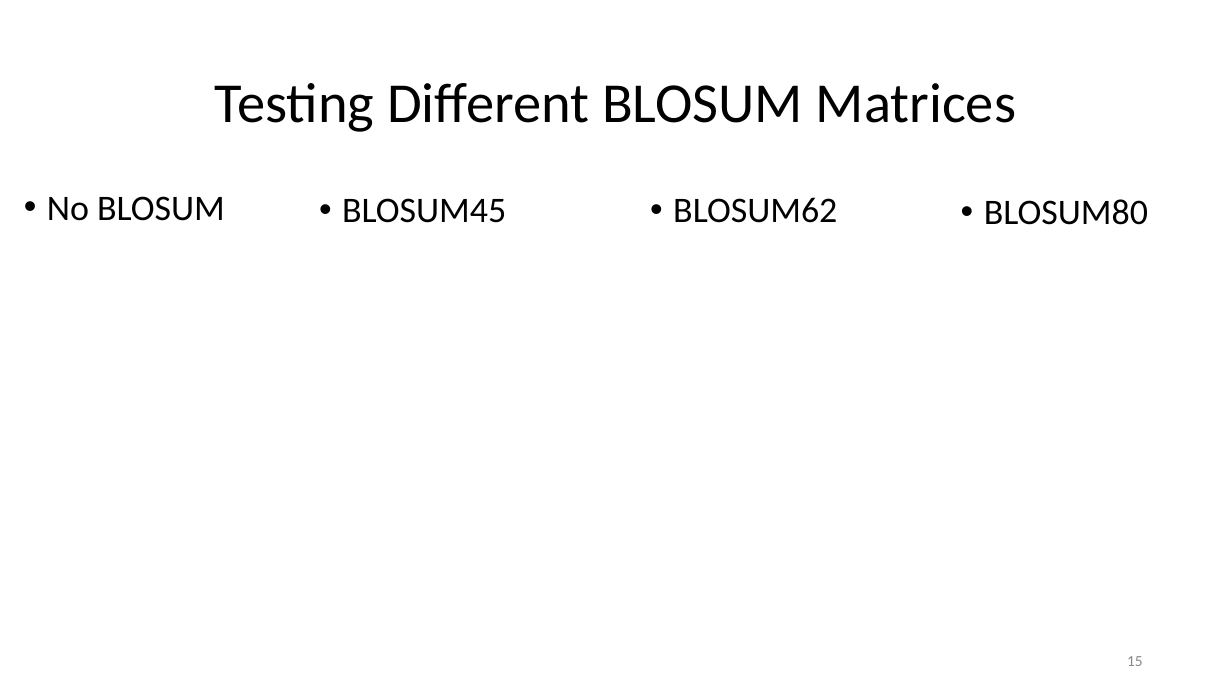
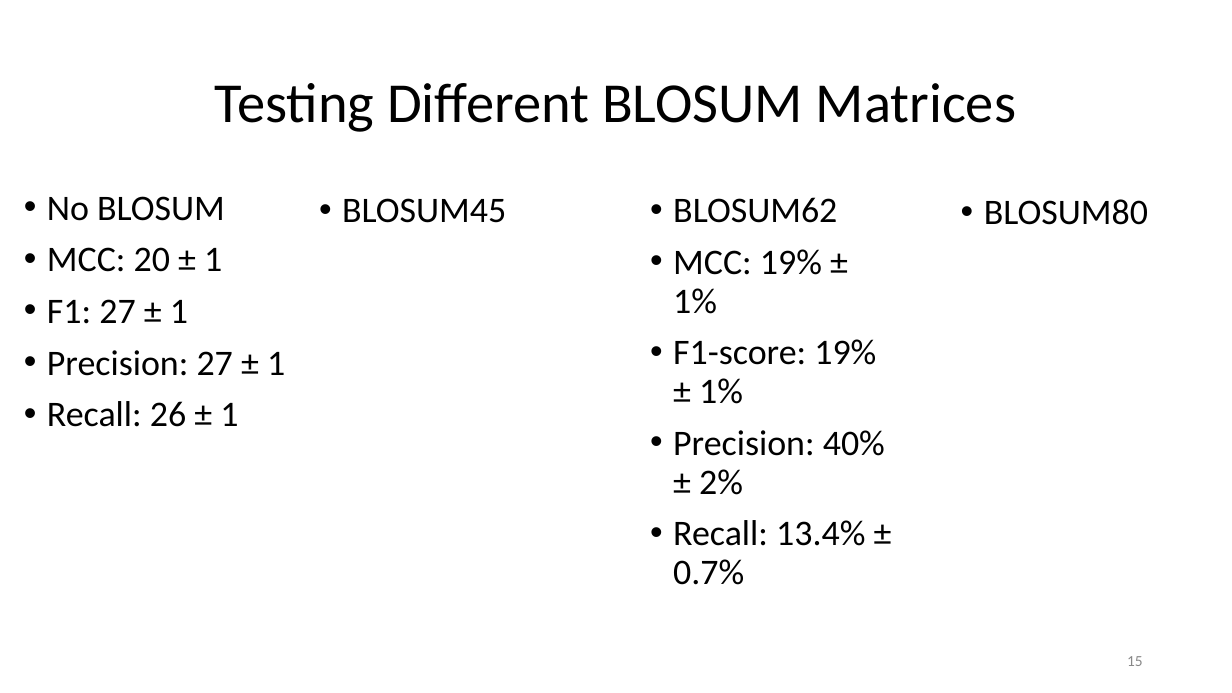
Before and after one commit to paulhager/ProteinPrediction1, a slide deck: slide 15 of BLOSUMscoresComparedToSingleSNAPscores.pptx. Drawn at 1232x693 pixels with LibreOffice and Linux fonts; fonts in the diff are those of the drawing; background and template pictures are left out. Boxes give left, top, right and bottom in pixels: in the first picture for what was removed or moved away, otherwise in the second. Text is boxed around its words. In the diff, an @@ line names an element or a change of style, - is before the commit and + after.

Commit message:
without blosum

```diff
--- a/BLOSUMscoresComparedToSingleSNAPscores.pptx
+++ b/BLOSUMscoresComparedToSingleSNAPscores.pptx
@@ text at [47, 247, 285, 427]: paragraphs added @@
+• MCC: 20 ± 1
+• F1: 27 ± 1
+• Precision: 27 ± 1
+• Recall: 26 ± 1
@@ text at [673, 249, 885, 585]: paragraphs added @@
+• MCC: 19% ± 1%
+• F1-score: 19% ± 1%
+• Precision: 40% ± 2%
+• Recall: 13.4% ± 0.7%
```
Also in this commit, not shown: 1 other slide changed, 1 slide added.
